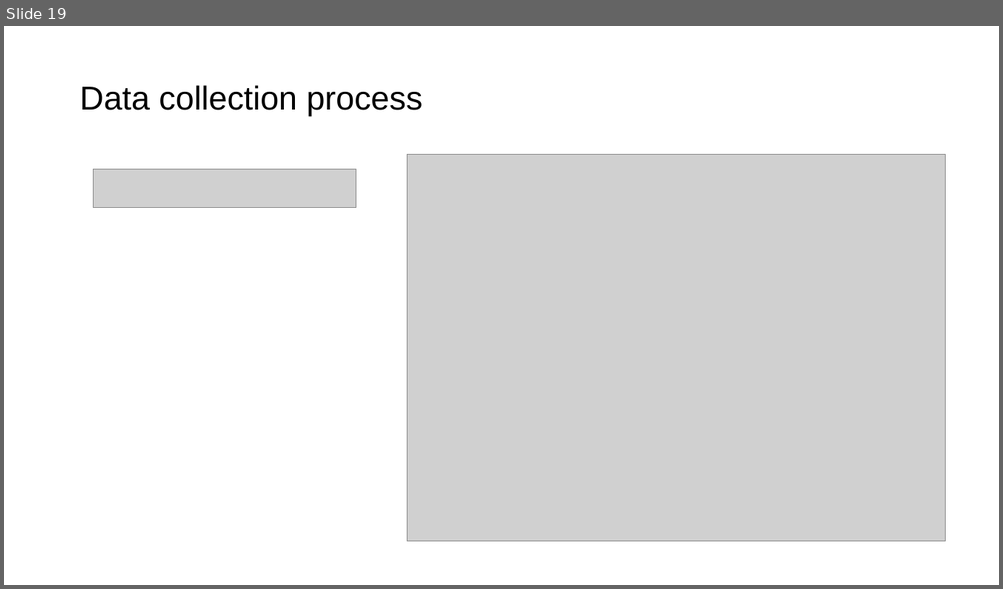
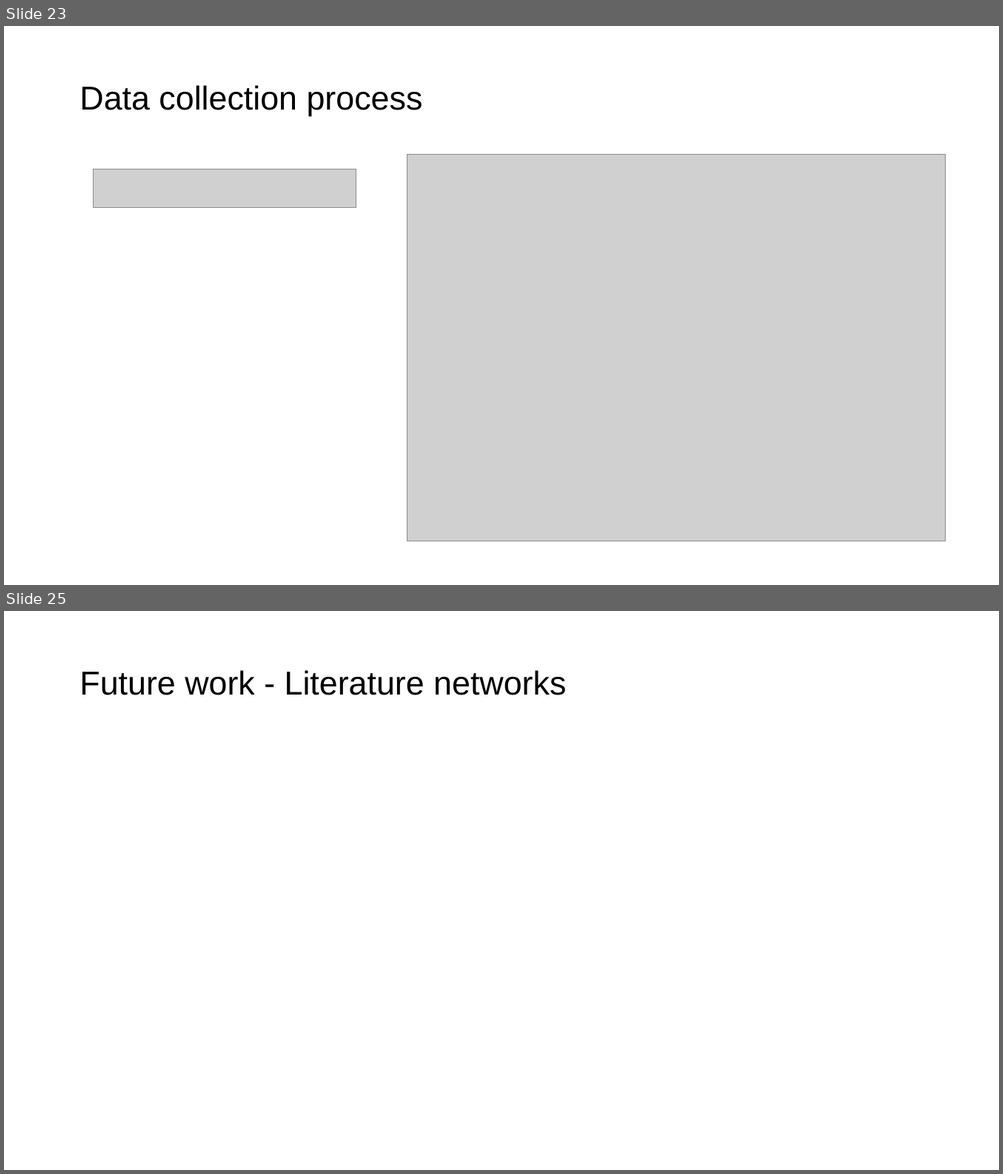
Before and after one commit to iberius96/Msc_Thesis, a slide deck: Backups/Presentation_Samuele_Ceol.pptx. Shown one above the other, each under a label of ours: slide 19 before the commit, slides 23 and 25 after it; the slides between them are not shown. The pictures are 1003x589 and 1003x1174 pixels, drawn with LibreOffice and Linux fonts; fonts in the diff are those of the drawing; grey boxes stand for pictures. Boxes give left, top, right and bottom in pixels: in the first picture for what was removed or moved away, otherwise in the second. Text is boxed around its words. In the diff, an @@ line names an element or a change of style, - is before the commit and + after.

```diff
--- a/Backups/Presentation_Samuele_Ceol.pptx
+++ b/Backups/Presentation_Samuele_Ceol.pptx
@@ slide 25 added at bbox=[4, 611, 999, 1170], background #FFFFFF @@
@@ title added at bbox=[79, 670, 566, 695], 32 pt, text #000000 @@
+Future work - Literature networks
@@ what was slide 19 is now slide 23 @@
```
Also in this commit, not shown: 8 slides changed, 7 other slides added, 2 slides removed, 1 other file.
